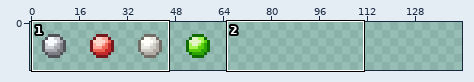
A sprite sheet gets an edit: Assets/Sprites/UI/Mat_Doll.png. Above: a wide view before the commit, with the close-up outlined.
Close-up. Before the edit:
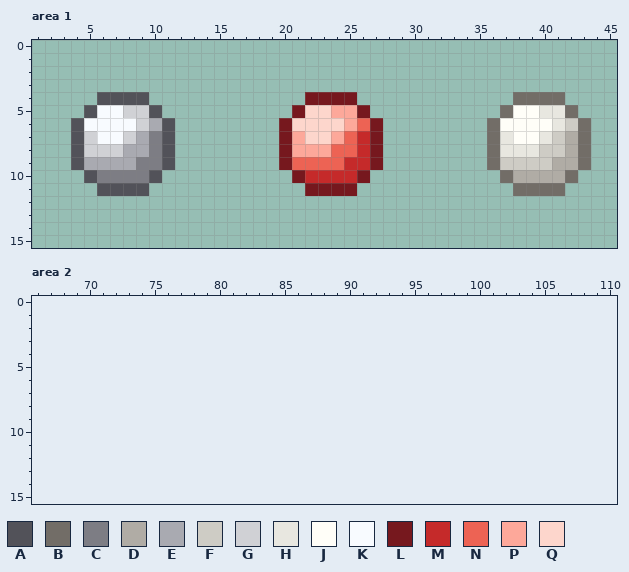
The file is 64x16 pixels. Shown: area 1: x 1..45, y 0..15; area 2: x 66..110, y 0..15. The old version is drawn lined up with the new one, on the new canvas. The commit also changed other parts of the picture, which this record leaves out.
Palette (. is transparent): A #525259  B #726d67  C #7d7d84  D #b0aca5  E #a9aab1  F #ceccc5  G #d0d1d5  H #e8e7e0  J #fffef8  K #f8fbff  L #76181e  M #c52a2a  N #ed6354  P #fda89a  Q #fdd6cc
New version:
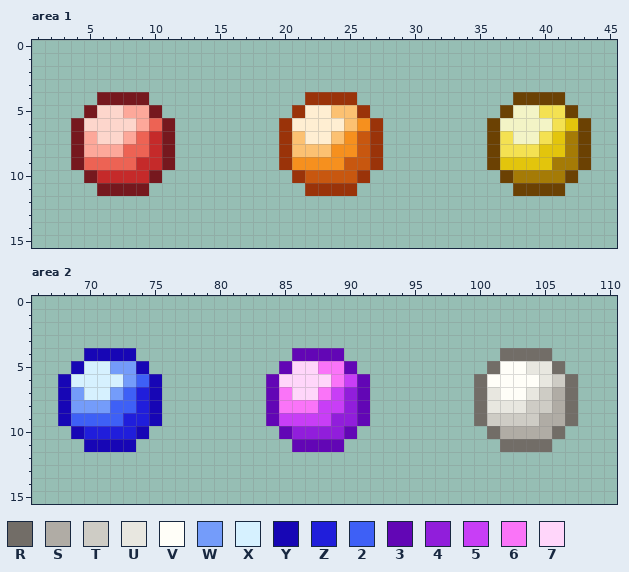
Colours new in this view: R #726d67  S #b0aca5  T #ceccc5  U #e8e7e0  V #fffef8  W #749cfa  X #d6f1ff  Y #1706b5  Z #201edb  2 #3e60f6  3 #6206b5  4 #911edb  5 #c83ef6  6 #fa74f8  7 #ffd6fa
Diff:
canvas 64x16 -> 144x16
Colour A changes from #525259 to #76181e.
Colour B changes from #726d67 to #6b4103.
Colour C changes from #7d7d84 to #c52a2a.
Colour D changes from #b0aca5 to #a57b06.
Colour E changes from #a9aab1 to #ed6354.
Colour F changes from #ceccc5 to #e3c50c.
Colour G changes from #d0d1d5 to #fda89a.
Colour H changes from #e8e7e0 to #f4e152.
Colour J changes from #fffef8 to #f3f4c6.
Colour K changes from #f8fbff to #fdd6cc.
Colour L changes from #76181e to #9a3309.
Colour M changes from #c52a2a to #c8570f.
Colour N changes from #ed6354 to #f6901e.
Colour P changes from #fda89a to #fcc172.
Colour Q changes from #fdd6cc to #ffeed2.
Area 2:
Colour 2 is added in row 6 at x 74; in row 7 at x 73; in row 8 at x 72 to 73; in row 9 at x 69 to 72.
Colour 3 is added in row 4 at x 86 to 89; in row 5 at x 85 and 90; in rows 6 to 9 at x 84 and 91; in row 10 at x 85 and 90; in row 11 at x 86 to 89.
Colour 4 is added in rows 7 to 8 at x 90; in row 9 at x 89 to 90; in row 10 at x 86 to 89.
Colour 5 is added in row 6 at x 90; in row 7 at x 89; in row 8 at x 88 to 89; in row 9 at x 85 to 88.
Colour 6 is added in row 5 at x 88 to 89; in row 6 at x 89; in row 7 at x 85 and 88; in row 8 at x 85 to 87.
Colour 7 is added in row 5 at x 86 to 87; in row 6 at x 85 to 88; in row 7 at x 86 to 87.
Colour R is added in row 4 at x 102 to 105; in row 5 at x 101 and 106; in rows 6 to 9 at x 100 and 107; in row 10 at x 101 and 106; in row 11 at x 102 to 105.
Colour S is added in rows 7 to 8 at x 106; in row 9 at x 105 to 106; in row 10 at x 102 to 105.
Colour T is added in row 6 at x 106; in row 7 at x 105; in row 8 at x 104 to 105; in row 9 at x 101 to 104.
Colour U is added in row 5 at x 104 to 105; in row 6 at x 105; in row 7 at x 101 and 104; in row 8 at x 101 to 103.
Colour V is added in row 5 at x 102 to 103; in row 6 at x 101 to 104; in row 7 at x 102 to 103.
Colour W is added in row 5 at x 72 to 73; in row 6 at x 73; in row 7 at x 69 and 72; in row 8 at x 69 to 71.
Colour X is added in row 5 at x 70 to 71; in row 6 at x 69 to 72; in row 7 at x 70 to 71.
Colour Y is added in row 4 at x 70 to 73; in row 5 at x 69 and 74; in rows 6 to 9 at x 68 and 75; in row 10 at x 69 and 74; in row 11 at x 70 to 73.
Colour Z is added in rows 7 to 8 at x 74; in row 9 at x 73 to 74; in row 10 at x 70 to 73.
Pixel boxes of the changes (left, top, right, bottom) in both close-ups:
changed: (71, 92, 175, 196)
changed: (279, 92, 383, 196)
changed: (487, 92, 591, 196)
added: (58, 348, 162, 452)
added: (266, 348, 370, 452)
added: (474, 348, 578, 452)
